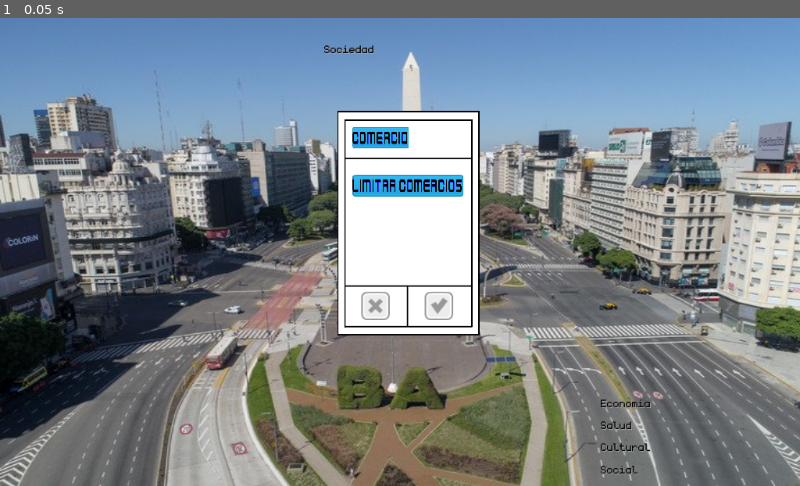
Above: before the commit, frame 1.
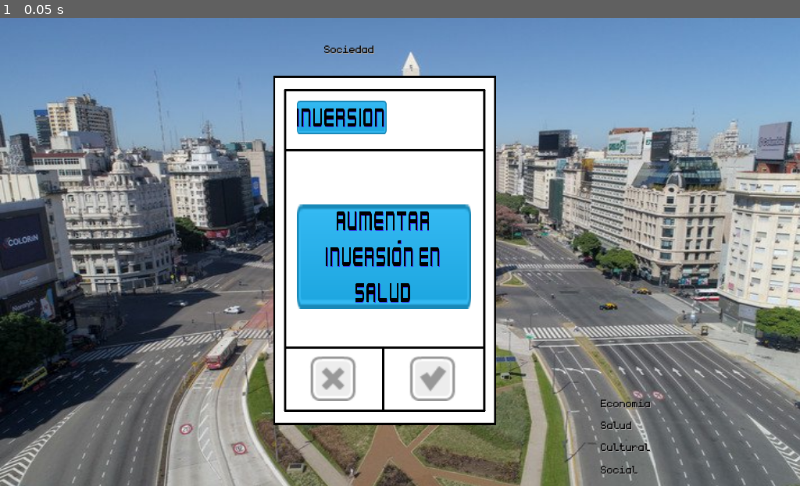
Above: after the commit, the same moment.

Repository: compumundohipermegaredUNQ/SimCovid-21
Game: Godot game, scene res://Main.tscn
Same seed, same stepped clock (60 frames per second), same inputs: the game is played once before the commit and once after it.
Inputs:
- Up to frame 1 (0.05 s): no input

The runs differ from the first frame. In frame 1, 18% of the frame differs, in the area x 34-62%, y 12-87%.

Commit message:
Barras y cartas sincronizadas * Las cartas modifican los multiplicadores principales * Las cartas tienen wrapeado el contenido * Las barras tienen un step decimal * Instanciadas las cartas a partir de un card database

Diff:
--- a/project.godot
+++ b/project.godot
@@ -10,6 +10,7 @@
 
 _global_script_classes=[  ]
 _global_script_class_icons={
+
 }
 
 [application]
@@ -17,6 +18,10 @@
 config/name="SimCovid-21"
 run/main_scene="res://Main.tscn"
 config/icon="res://icon.png"
+
+[autoload]
+
+CardsDatabaseDeck="*res://src/Card/CardsDatabase.gd"
 
 [display]
 
--- a/src/Bar/HealthBar.gd
+++ b/src/Bar/HealthBar.gd
@@ -14,8 +14,9 @@
 var global_clock
 var speed_multiplier
 
-func initialize(timer:Timer, clock:Node2D):
+func initialize(timer:Timer, clock:Node2D, deck_multiplier):
 	speed_multiplier = 1
+	multiplier = deck_multiplier
 	global_clock = clock
 	global_clock.connect("speed_updated", self, "_set_speed_multiplier")
 	_update_value()
@@ -40,7 +41,14 @@
 	speed_multiplier = hours_per_second
 
 func _update_value():
-	healthbar.value += speed_multiplier * multiplier
+	if (multiplier > 0):
+		multiplier = clamp(multiplier, 0.1, 1)
+	else:
+		multiplier = clamp(multiplier, -1, -0.1)
+	print(multiplier)
+	print(healthbar.value)
+	healthbar.value = healthbar.value + speed_multiplier * multiplier
+	print(healthbar.value)
 	_update_healthbar()
 
 func _update_healthbar():
--- a/src/Bar/HealthBar.tscn
+++ b/src/Bar/HealthBar.tscn
@@ -18,6 +18,7 @@
 margin_top = -8.01086e-05
 margin_right = 41.1892
 margin_bottom = 39.9999
+step = 0.1
 value = 50.0
 tint_under = Color( 0.027451, 0, 0, 1 )
 __meta__ = {
--- a/src/Bar/HealthBarGroup.gd
+++ b/src/Bar/HealthBarGroup.gd
@@ -7,11 +7,11 @@
 onready var overall_bar = $OverallBar
 var global_timer
 
-func initialize(timer:Timer, clock:Node2D):
-	economia_bar.initialize(timer, clock)
-	salud_bar.initialize(timer, clock)
-	cultural_bar.initialize(timer, clock)
-	social_bar.initialize(timer, clock)
+func initialize(timer:Timer, clock:Node2D, multipliers):
+	economia_bar.initialize(timer, clock, multipliers['Economico'])
+	salud_bar.initialize(timer, clock, multipliers['Salud'])
+	cultural_bar.initialize(timer, clock, multipliers['Cultural'])
+	social_bar.initialize(timer, clock, multipliers['Social'])
 	_update_overall_value()
 	timer.connect("timeout", self, "_update_overall_value")
 
--- a/src/Card/Card.gd
+++ b/src/Card/Card.gd
@@ -1,28 +1,26 @@
 extends MarginContainer
 
-onready var cards_database = preload("res://src/Card/CardsDatabase.gd")
-onready var card_info = cards_database.DATA[cards_database.get(card_name)]
-var card_name = "Social"
+#onready var title = $Card/Texts/Align/Title/CenterContainer/TitleLabel
+#onready var label = $Card/Texts2/Text/CenterContainer/TextLabel
 
-func _ready() -> void:
-	var card_size = rect_size
-	$Card.scale *= card_size/$Card.texture.get_size()
-	$Card/Texts/Align/Title/CenterContainer/TitleLabel.text = card_info[0]
-	$Card/Texts2/Text/CenterContainer/TextLabel.text = card_info[1]
-	print(card_info)
+var cards_deck
+var card_type
+var card_multiplier
 
-# Called every frame. 'delta' is the elapsed time since the previous frame.
-#func _process(delta: float) -> void:
-#	pass
-
+func initialize(type, title, text, multiplier, deck):
+	cards_deck = deck
+	card_type = type
+	card_multiplier = multiplier
+	$Card/Texts/Align/Title/CenterContainer/TitleLabel.text = title
+	$Card/Texts2/Text/CenterContainer/TextLabel.text = text
 
 func _on_CheckButton_pressed() -> void:
-	# Debería pegarle a las barras cambiando su multiplicador
+	cards_deck.checked(card_type, card_multiplier)
 	call_deferred("_remove")
 
 
 func _on_XButton_pressed() -> void:
-	# Debería pegarle a las barras cambiando su multiplicador
+	cards_deck.checked(card_type, -card_multiplier)
 	call_deferred("_remove")
 
 func _remove():
--- a/src/Card/CardBase.tscn
+++ b/src/Card/CardBase.tscn
@@ -1,6 +1,5 @@
-[gd_scene load_steps=11 format=2]
+[gd_scene load_steps=10 format=2]
 
-[ext_resource path="res://src/Bar/HealthBar.tscn" type="PackedScene" id=1]
 [ext_resource path="res://src/Card/Card.gd" type="Script" id=2]
 [ext_resource path="res://assets/Fonts/kenvector_future.ttf" type="DynamicFontData" id=3]
 [ext_resource path="res://assets/Card/check_grey.png" type="Texture" id=4]
@@ -21,19 +20,18 @@
 anchor_top = -0.37
 anchor_right = 0.141
 anchor_bottom = 0.377
-margin_left = 0.28801
-margin_top = -2.0
-margin_right = 1.616
-margin_bottom = -0.199997
+margin_left = -1.95686
+margin_top = 0.244934
+margin_right = -0.62886
+margin_bottom = 2.04494
 rect_pivot_offset = Vector2( 125, 175 )
 script = ExtResource( 2 )
 __meta__ = {
 "_edit_use_anchors_": false
 }
-health_bar = ExtResource( 1 )
 
 [node name="Card" type="Sprite" parent="."]
-position = Vector2( 140.326, 223.571 )
+position = Vector2( 634.209, 519.901 )
 scale = Vector2( 0.318138, 0.318138 )
 texture = ExtResource( 5 )
 
@@ -49,6 +47,7 @@
 rect_scale = Vector2( 5, 5 )
 texture_normal = ExtResource( 4 )
 texture_pressed = ExtResource( 7 )
+texture_hover = ExtResource( 7 )
 texture_focused = ExtResource( 7 )
 __meta__ = {
 "_edit_use_anchors_": false
@@ -66,6 +65,7 @@
 rect_scale = Vector2( 5, 5 )
 texture_normal = ExtResource( 6 )
 texture_pressed = ExtResource( 8 )
+texture_hover = ExtResource( 8 )
 texture_focused = ExtResource( 8 )
 __meta__ = {
 "_edit_use_anchors_": false
@@ -125,18 +125,21 @@
 anchor_top = 0.285
 anchor_right = 0.888
 anchor_bottom = 0.381
-margin_left = -448.28
-margin_top = -703.744
-margin_right = -648.837
-margin_bottom = -793.816
+margin_left = -447.979
+margin_top = -703.995
+margin_right = -648.536
+margin_bottom = -620.067
 rect_scale = Vector2( 1.4, 3 )
+rect_clip_content = true
+alignment = 1
 __meta__ = {
 "_edit_use_anchors_": false
 }
 
 [node name="Text" type="MarginContainer" parent="Card/Texts2"]
+margin_top = 87.0
 margin_right = 500.0
-margin_bottom = 45.0
+margin_bottom = 132.0
 rect_min_size = Vector2( 500, 0 )
 __meta__ = {
 "_edit_use_anchors_": false
@@ -152,8 +155,10 @@
 margin_bottom = 45.0
 
 [node name="TextLabel" type="Label" parent="Card/Texts2/Text/CenterContainer"]
-margin_right = 499.0
+margin_right = 500.0
 margin_bottom = 45.0
+grow_vertical = 2
+rect_min_size = Vector2( 500, 0 )
 custom_fonts/font = SubResource( 1 )
 custom_colors/font_color = Color( 0, 0, 0, 1 )
 custom_colors/font_outline_modulate = Color( 0.988235, 0.988235, 0.988235, 1 )
@@ -161,9 +166,9 @@
 text = "Limitar Comercios"
 align = 1
 valign = 1
+autowrap = true
 __meta__ = {
 "_edit_use_anchors_": false
 }
-
 [connection signal="pressed" from="Card/CheckButton" to="." method="_on_CheckButton_pressed"]
 [connection signal="pressed" from="Card/XButton" to="." method="_on_XButton_pressed"]
--- a/src/Card/CardsDatabase.gd
+++ b/src/Card/CardsDatabase.gd
@@ -1,6 +1,38 @@
+extends Node
+
 enum {Social, Economico, Cultural, Salud}
 
 const DATA = {
 	Social:
 		["Comercio", "Limitar Comercios"]
 }
+
+const INITIAL_DECK = {
+	'Social': [
+		["Comercio", "Limitar Comercios", 0.8],
+		["Circulacion", "Prohibir salidas después de las 19hs", 0.6],
+		["Eventos", "Prohibir eventos sociales", 0.4],
+#		["Eventos", "Prohibir eventos masivos", 0.6],
+	],
+	'Economico': [
+		["Planes", "Dar ayudas economicas", 0.4],
+		["Impuestos", "Aumentar impuestos", 0.3],
+		["Comercio", "Habilitar libre comercio", 0.4],
+#		["Dolar", "Aumentar cepo", 0.3],
+	],
+	'Cultural': [
+		["Escuelas", "Cerrar escuelas", 0.3],
+		["Deportes", "Prohibir deportes", 0.2],
+		["Deportes", "Prohibir runners", 0.1],
+#		["Museos", "Cerrar museos", 0.4],
+	],
+	'Salud': [
+		["Esenciales", "Dar apoyo a personal esencial", 0.4],
+		["Investigacion", "Aumentar presupuesto en investigacion", 0.3],
+		["Inversion", "Aumentar inversión en salud", 0.6],
+#		["Vacunas", "Conseguir vacunas", 0.4],
+	]
+}
+
+func get_initial_deck():
+	return INITIAL_DECK
--- a/src/DeckOfCards/DeckOfCards.gd
+++ b/src/DeckOfCards/DeckOfCards.gd
@@ -1,13 +1,27 @@
 extends Node2D
 
-var cards
+export (PackedScene) var cardScene
+
 var parent
+var count = 12
+var multipliers = {
+	'Social': 0,
+	'Cultural': 0,
+	'Economico': 0,
+	'Salud': 0
+}
 
 func initialize(main):
 	parent = main
-	cards = self.get_children()
+	var initial_deck = CardsDatabaseDeck.get_initial_deck()
+	for type in initial_deck:
+		for card in initial_deck[type]:
+			var card_instance = cardScene.instance()
+			card_instance.initialize(type, card[0], card[1], card[2], self)
+			main.add_child(card_instance)
 
-func _physics_process(_delta):
-	cards = self.get_children()
-	if cards.empty():
-		parent._startGame()
+func checked(type, multiplier):
+	multipliers[type] += multiplier
+	self.count -= 1
+	if (count == 0):
+		parent._startGame(multipliers)
--- a/src/DeckOfCards/DeckOfCards.tscn
+++ b/src/DeckOfCards/DeckOfCards.tscn
@@ -7,107 +7,4 @@
 position = Vector2( 0, 3 )
 scale = Vector2( 2, 2 )
 script = ExtResource( 1 )
-
-[node name="CardBase" parent="." instance=ExtResource( 2 )]
-anchor_right = 0.0
-anchor_bottom = 0.0
-margin_left = -141.226
-margin_top = -222.247
-margin_right = 144.774
-margin_bottom = 230.753
-
-[node name="CardBase1" parent="." instance=ExtResource( 2 )]
-anchor_right = 0.0
-anchor_bottom = 0.0
-margin_left = -141.226
-margin_top = -222.247
-margin_right = 144.774
-margin_bottom = 230.753
-
-[node name="CardBase2" parent="." instance=ExtResource( 2 )]
-anchor_right = 0.0
-anchor_bottom = 0.0
-margin_left = -141.226
-margin_top = -222.247
-margin_right = 144.774
-margin_bottom = 230.753
-
-[node name="CardBase3" parent="." instance=ExtResource( 2 )]
-anchor_right = 0.0
-anchor_bottom = 0.0
-margin_left = -141.226
-margin_top = -222.247
-margin_right = 144.774
-margin_bottom = 230.753
-
-[node name="CardBase4" parent="." instance=ExtResource( 2 )]
-anchor_right = 0.0
-anchor_bottom = 0.0
-margin_left = -141.226
-margin_top = -222.247
-margin_right = 144.774
-margin_bottom = 230.753
-
-[node name="CardBase5" parent="." instance=ExtResource( 2 )]
-anchor_right = 0.0
-anchor_bottom = 0.0
-margin_left = -141.226
-margin_top = -222.247
-margin_right = 144.774
-margin_bottom = 230.753
-
-[node name="CardBase6" parent="." instance=ExtResource( 2 )]
-anchor_right = 0.0
-anchor_bottom = 0.0
-margin_left = -141.226
-margin_top = -222.247
-margin_right = 144.774
-margin_bottom = 230.753
-
-[node name="CardBase7" parent="." instance=ExtResource( 2 )]
-anchor_right = 0.0
-anchor_bottom = 0.0
-margin_left = -141.226
-margin_top = -222.247
-margin_right = 144.774
-margin_bottom = 230.753
-
-[node name="CardBase8" parent="." instance=ExtResource( 2 )]
-anchor_right = 0.0
-anchor_bottom = 0.0
-margin_left = -141.226
-margin_top = -222.247
-margin_right = 144.774
-margin_bottom = 230.753
-
-[node name="CardBase9" parent="." instance=ExtResource( 2 )]
-anchor_right = 0.0
-anchor_bottom = 0.0
-margin_left = -141.226
-margin_top = -222.247
-margin_right = 144.774
-margin_bottom = 230.753
-
-[node name="CardBase10" parent="." instance=ExtResource( 2 )]
-anchor_right = 0.0
-anchor_bottom = 0.0
-margin_left = -141.226
-margin_top = -222.247
-margin_right = 144.774
-margin_bottom = 230.753
-
-[node name="CardBase11" parent="." instance=ExtResource( 2 )]
-anchor_right = 0.0
-anchor_bottom = 0.0
-margin_left = -141.226
-margin_top = -222.247
-margin_right = 144.774
-margin_bottom = 230.753
-
-[node name="CardBase12" parent="." instance=ExtResource( 2 )]
-anchor_right = 0.0
-anchor_bottom = 0.0
-margin_left = -141.226
-margin_top = -222.247
-margin_right = 144.774
-margin_bottom = 230.753
+cardScene = ExtResource( 2 )
--- a/src/Main.gd
+++ b/src/Main.gd
@@ -10,8 +10,8 @@
 	$DeckOfCards.scale.x = 2
 	$DeckOfCards.scale.y = 2
 
-func _startGame():
+func _startGame(multipliers):
 	clock.initialize(timer)
 	# Esto eventualmente se elegirá desde el menú antes de arrancar
-	healt_bar_group.initialize(timer, clock)
-	clock.set_seconds_per_day(5)
+	healt_bar_group.initialize(timer, clock, multipliers)
+	clock.set_seconds_per_day(15)
